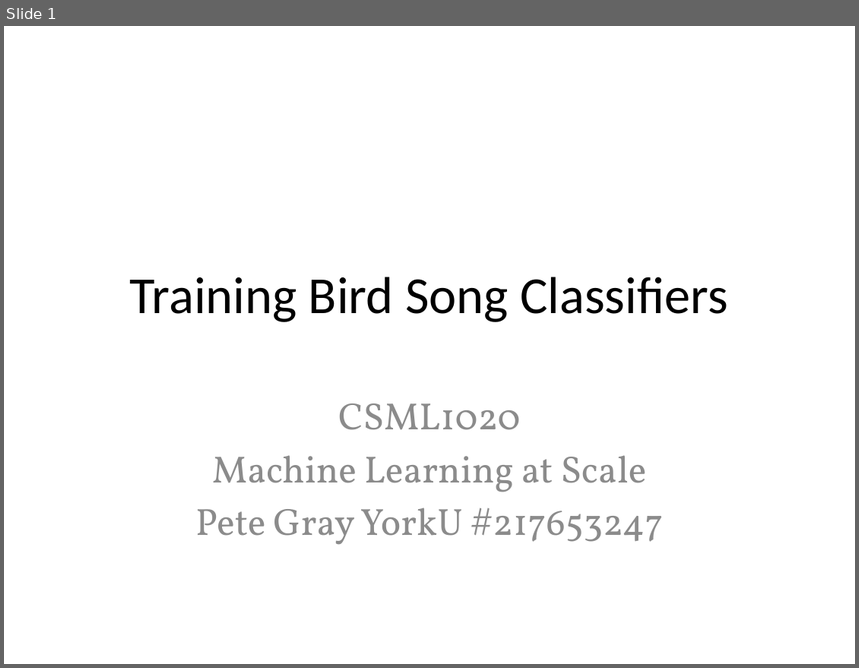
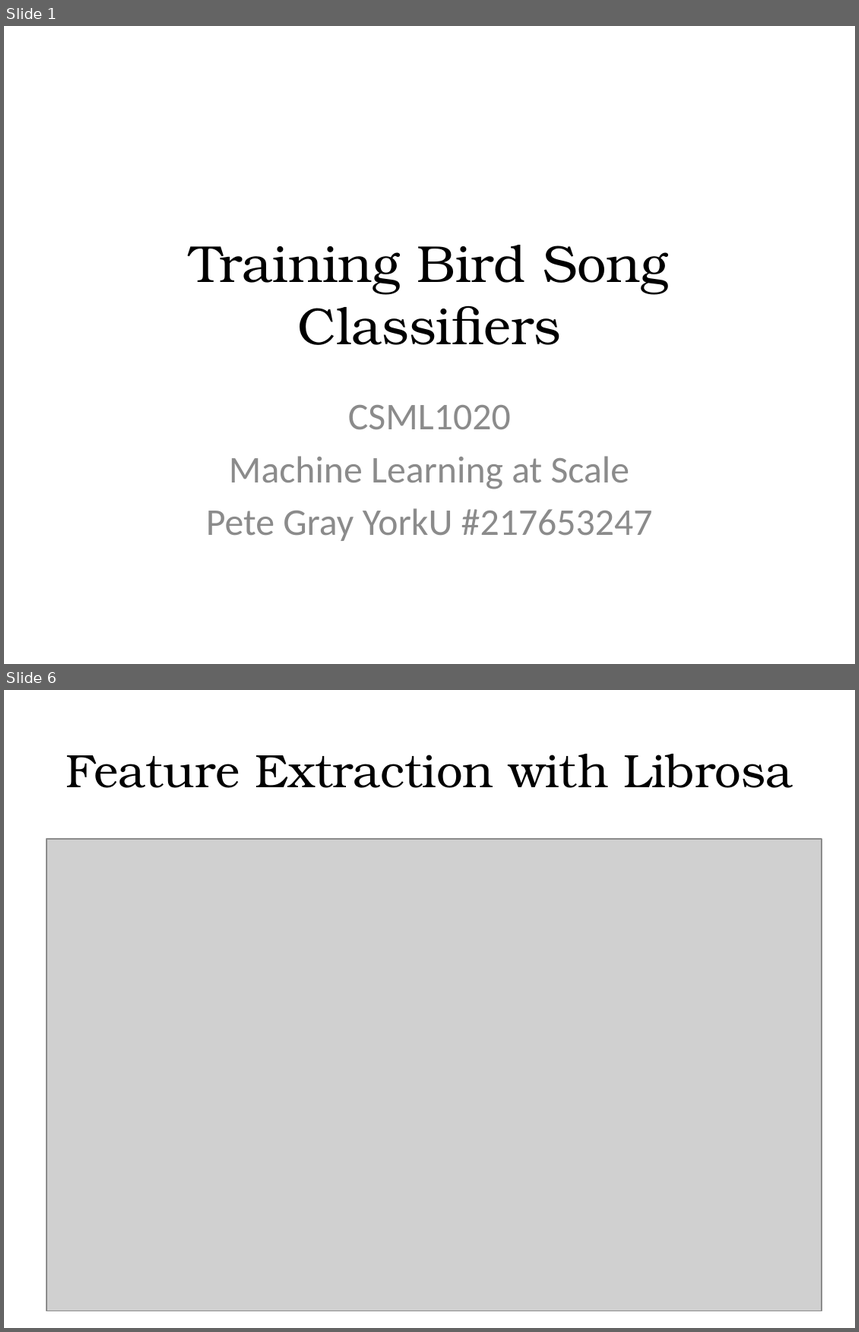
Before and after one commit to 3dspace/machine-learning-at-scale, a slide deck: training_birdsong_classifiers.pptx. Shown one above the other, each under a label of ours: slide 1 before the commit, slides 1 and 6 after it; the slides between them are not shown. The pictures are 859x668 and 859x1332 pixels, drawn with LibreOffice and Linux fonts; fonts in the diff are those of the drawing; grey boxes stand for pictures. Boxes give left, top, right and bottom in pixels: in the first picture for what was removed or moved away, otherwise in the second. Text is boxed around its words. In the diff, an @@ line names an element or a change of style, - is before the commit and + after.

```diff
--- a/training_birdsong_classifiers.pptx
+++ b/training_birdsong_classifiers.pptx
@@ slide 6 added at box(4, 690, 855, 1328), background #FFFFFF @@
@@ title added at box(66, 753, 794, 788), 39.6 pt, text #000000 @@
+Feature Extraction with Librosa
@@ picture added at box(47, 839, 822, 1312) @@
@@ slide 1 changed as well @@
@@ title "Training Bird Song Classifiers" at box(190, 245, 669, 345): font Calibri to TeX Gyre Bonum @@
@@ subtitle "CSML1020" at box(206, 405, 653, 541): font Vollkorn to Calibri @@
```
Also in this commit, not shown: 4 other slides changed, 8 other slides added, 1 slide removed.
